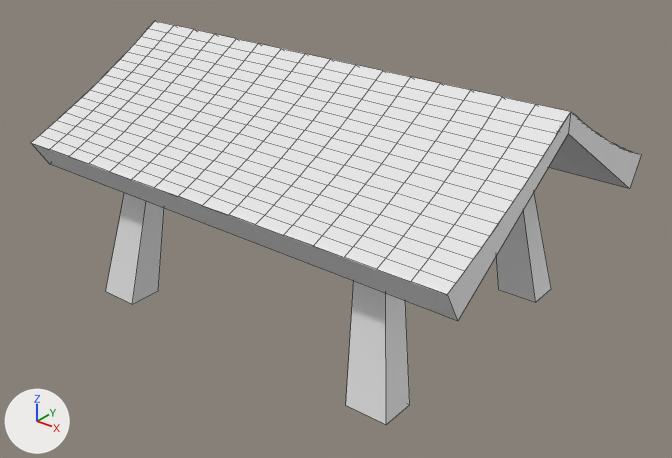
The FBX model Assets/Models/Environment/SatyrVillage/Buildings/SatyrVillage_Build.fbx: old version first, new version second.
Camera for both pictures: a camera (50 mm lens) standing at (21.0, -28.8, 17.8) and looking at (-0.4, -2.0, 1.2). Lighting does not change. The marker at lower left points along +X, +Y and +Z. Mesh edges are drawn as thin lines. Where no turn or scale is listed for an object, it has been applied to the vertices.

Names of what the first picture shows: 'Piillars', 'Roof', 'Roof_Inside', 'Roof_Side'.
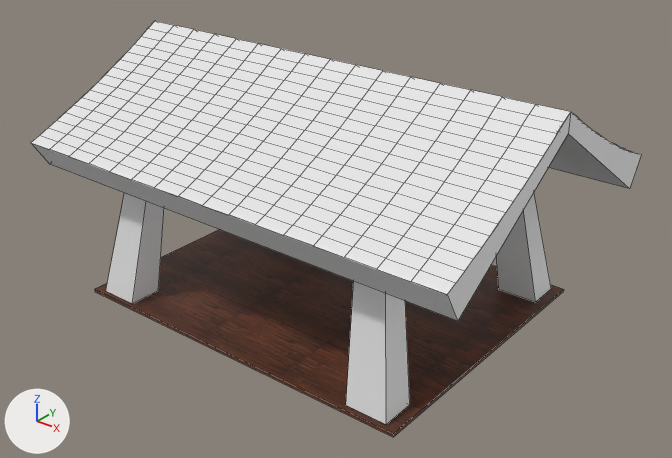
The newer file is also turned or shifted as a whole; pictures and numbers use the older file's frame.

Boxes [x1, y1, x2, y2] around the edits, measured in the pictures (672 x 458 px):
'Floor', added (brown): after [95, 230, 564, 437]

What the commit changed:
Picture '1640439170_7-abrakadabra-fun-p-tekstura-dereva-art-7.jpg' (img_1640439170_7_abrakadabra_fun_p_tekstura_dereva_art_7_jpg) is new.
Material 'Floor' (mat_floor) is new.
Its texture is img_1640439170_7_abrakadabra_fun_p_tekstura_dereva_art_7_jpg.
Mesh me_куб is new.
It is a box spanning x -7.9..7.9, y -6.3..6.3, z -0.1..0.1.
It uses material mat_floor (picture img_1640439170_7_abrakadabra_fun_p_tekstura_dereva_art_7_jpg).
Object 'Floor' (ob_floor) is new; it shows me_куб.
Its location is (-1.15, -1.55, -2.13).
